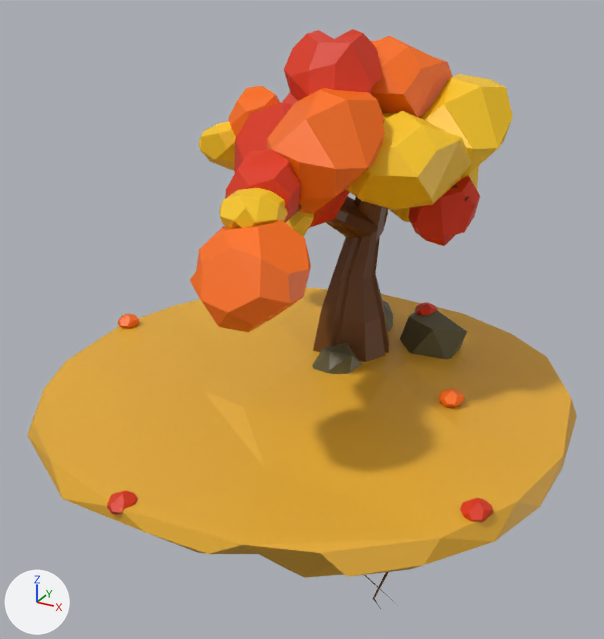
An edit to the glTF model frontend/public/models/island-fall.glb, drawn before and after from the same camera.
One viewpoint serves both versions: a 50 mm lens placed at (1.95, -4.33, 2.2), pointed at (-0.19, -0.43, 0.25). The axes (+X, +Y, +Z) are drawn at lower left. The lights are the same throughout. Where no turn or scale is listed for an object, it has been applied to the vertices. Vertices at the same position are counted once.

The older version as bpy lines, for what is in view:
```python
ob_icosphere = bpy.data.objects.new('Icosphere', me_icosphere)
ob_icosphere.location = (0.395, -0.503, 1.263)
ob_icosphere_007 = bpy.data.objects.new('Icosphere.007', me_icosphere_007)
ob_icosphere_007.location = (0.064, -0.587, 1.661)
ob_icosphere_007.rotation_euler = (-0.719, -0.808, 2.93)  # degrees (-41, -46, 168)
ob_icosphere_007.scale = (0.248, 0.248, 0.168)
ob_icosphere_013 = bpy.data.objects.new('Icosphere.013', me_icosphere_013)
ob_icosphere_013.location = (0.517, -0.184, 0.958)
ob_icosphere_015 = bpy.data.objects.new('Icosphere.015', me_icosphere_015)
ob_icosphere_015.location = (0.346, 0.41, 1.181)
ob_icosphere_022 = bpy.data.objects.new('Icosphere.022', me_icosphere_022)
ob_icosphere_022.location = (-0.057, 0.275, 0.013)
ob_icosphere_028 = bpy.data.objects.new('Icosphere.028', me_icosphere_028)
ob_icosphere_028.location = (1.174, -1.347, -0.01)
ob_island = bpy.data.objects.new('Island', me_plane)
ob_island.location = (-0.061, -0.618, -0.04)
# also in view: 'three.trunk' at (-0.11, -0.46, 0.62); 'Icosphere.001' at (0.17, -0.17, 1.59); 'Icosphere.021' at (0.4, 0.14, 0.06); 'Icosphere.005' at (0.51, -0.11, 1.33); 'Icosphere.012' at (0.01, -1.18, 1.19)
```
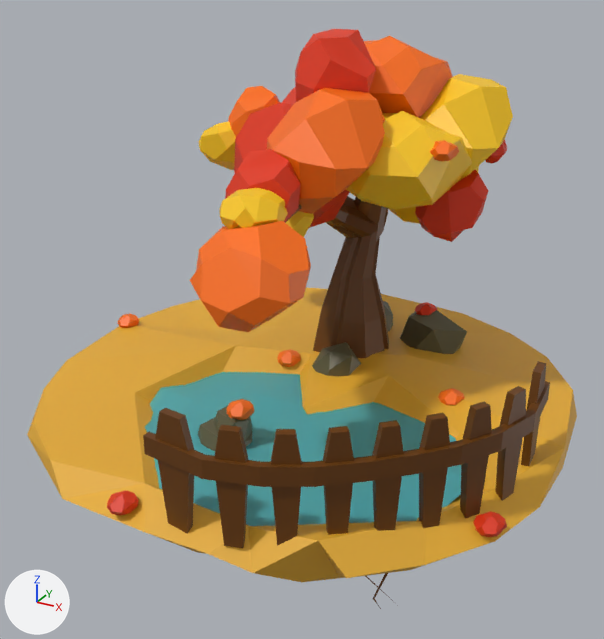
Changed parts and their boxes (x1, y1, x2, y2) in the pictures (604 x 639 px):
'Island', reshaped
    before: (27, 288, 577, 578)
    after: (27, 288, 577, 582)
'pond.fence.bars', added (brown)
    after: (155, 361, 546, 548)
'pond', added (cyan)
    after: (145, 372, 461, 526)
'pond.fence', added (brown)
    after: (143, 381, 550, 487)
'Icosphere.007', turned
    before: (284, 29, 382, 101)
    after: (295, 29, 376, 102)
'Icosphere.013', moved
    before: (408, 176, 480, 246)
    after: (415, 170, 488, 242)
'Icosphere.028', moved
    before: (460, 498, 494, 522)
    after: (473, 511, 507, 537)
'Icosphere.030', added (yellow)
    after: (198, 417, 252, 451)
'Icosphere.031', added
    after: (214, 406, 252, 441)
'Icosphere.033', added (orange)
    after: (226, 399, 254, 420)
'Icosphere.015', moved (not visible before)
    after: (430, 140, 459, 161)
'Icosphere.032', added
    after: (277, 349, 301, 367)
'Icosphere.034', added
    after: (485, 140, 507, 164)
part 1 of me_plane, built on
    before: (51, 325, 577, 578)
    after: (51, 325, 577, 582)

What the commit changed:
Material 'water' (mat_water) is new.
Its base color is (0.131, 0.727, 0.801) (cyan #65dee7).
Its ior is 1.45.
Its transmission weight is 0.5.
me_plane is used by ob_island; location (-0.061, -0.618, -0.04).
me_plane had 117 vertices, 230 faces and spanned x -1.44..1.46, y -1.45..1.43, z -0.58..0.08.
me_plane now has 118 vertices, 232 faces and spans x -1.44..1.46, y -1.45..1.43, z -0.58..0.1.
Part 1, on me_plane:
3 faces are deleted.
3 vertices in x 0.77..1.45, y -0.09..0.5, z 0.0..0.01 move by (0.01, 0.0, 0.05).
3 vertices in x 0.02..0.48, y -1.1..-1.06, z -0.35..-0.28 move by (0.0, 0.0, -0.01).
21 vertices move from x -0.51..1.36, y -1.44..0.54, z -0.38..0.07 to x -0.51..1.36, y -1.28..0.54, z -0.4..0.1.
1 vertex is added at (0.51, -1.39, -0.11).
5 new faces join them.
Mesh me_plane_002 is new.
It has 108 vertices, 180 faces and spans x -0.003..1.314, y -1.333..-0.079, z -0.306..0.255.
It uses material mat_three_brown (brown #663900).
Mesh me_plane_003 is new.
It has 40 vertices, 76 faces and spans x -0.068..1.318, y -1.341..-0.014, z -0.051..0.041.
It uses material mat_three_brown (brown #663900).
Mesh me_plane_001 is new.
It has 92 vertices, 146 faces and spans x -0.91..0.91, y -0.91..0.91, z -0.03..0.03.
It uses material mat_water (cyan #65dee7).
Mesh me_icosphere_034 is new.
It has 31 vertices, 58 faces and spans x -0.0521..0.0547, y -0.0641..0.0749, z -0.0657..0.0631.
It uses material mat_tree_red (orange #e13206).
Mesh me_icosphere_033 is new.
It has 31 vertices, 58 faces and spans x -0.0718..0.0642, y -0.07..0.0733, z -0.0414..0.0478.
It uses material mat_tree_orange (orange #ff6f00).
Mesh me_icosphere_032 is new.
It has 31 vertices, 58 faces and spans x -0.0718..0.0642, y -0.07..0.0733, z -0.0414..0.0478.
It uses material mat_tree_orange (orange #ff6f00).
Mesh me_icosphere_031 is new.
It has 11 vertices, 18 faces and spans x -0.108..0.087, y -0.11..0.11, z -0.072..0.081.
It uses material mat_rock_grey (dark yellow #5d5a3e).
Object 'Icosphere.007' (ob_icosphere_007) turns from (-41, -46, 168) to (-69, 164, -20) degrees about x, y and z.
Object 'Icosphere.013' (ob_icosphere_013) moves from (0.517, -0.184, 0.958) to (0.565, -0.21, 0.997).
Object 'Icosphere.015' (ob_icosphere_015) moves from (0.346, 0.41, 1.181) to (0.669, -0.646, 1.362).
Object 'Icosphere.028' (ob_icosphere_028) moves from (1.174, -1.347, -0.01) to (1.239, -1.351, -0.056).
Object 'pond.fence.bars' (ob_pond_fence_bars) is new; it shows me_plane_002.
Its location is (-0.029, -0.684, 0.235).
Object 'pond.fence' (ob_pond_fence) is new; it shows me_plane_003.
Its location is (-0.015, -0.698, 0.312).
Object 'pond' (ob_pond) is new; it shows me_plane_001.
Its location is (0.175, -0.982, -0.047).
Object 'Icosphere.034' (ob_icosphere_034) is new; it shows me_icosphere_034.
Its location is (0.745, -0.064, 1.257).
Object 'Icosphere.033' (ob_icosphere_033) is new; it shows me_icosphere_033.
Its location is (-0.049, -1.318, 0.136).
Object 'Icosphere.032' (ob_icosphere_032) is new; it shows me_icosphere_032.
Its location is (-0.247, -0.486, 0.012).
Object 'Icosphere.031' (ob_icosphere_031) is new; it shows me_icosphere_031.
Its location is (-0.093, -1.315, 0.052).
Object 'Icosphere.030' (ob_icosphere_030) is new; it shows a copy of the mesh of ob_icosphere_022.
Its location is (-0.142, -1.309, -0.086).
